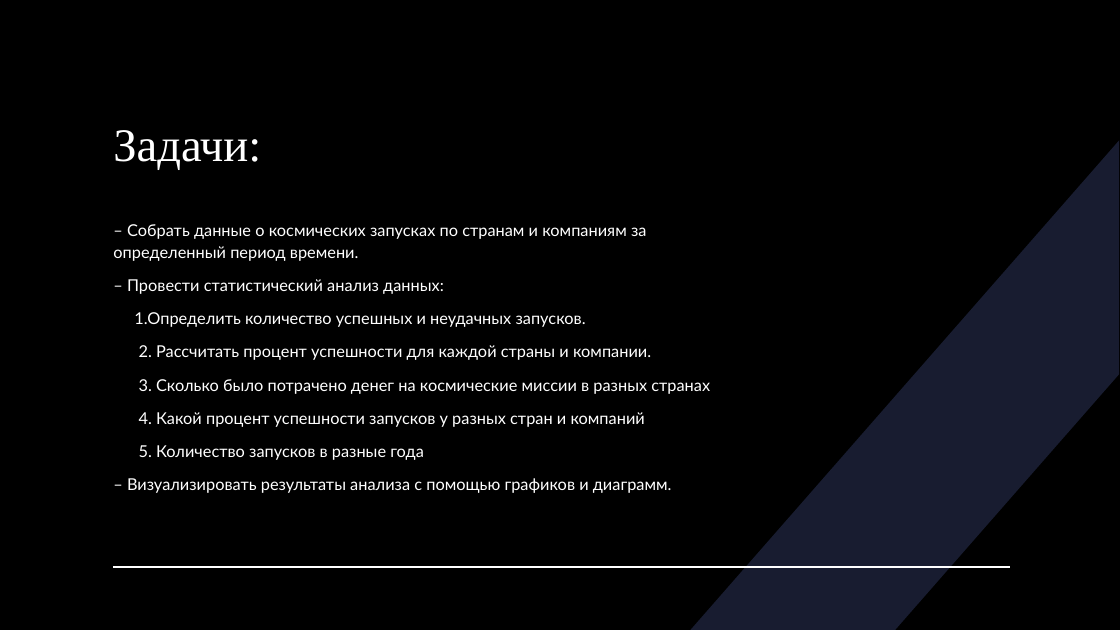
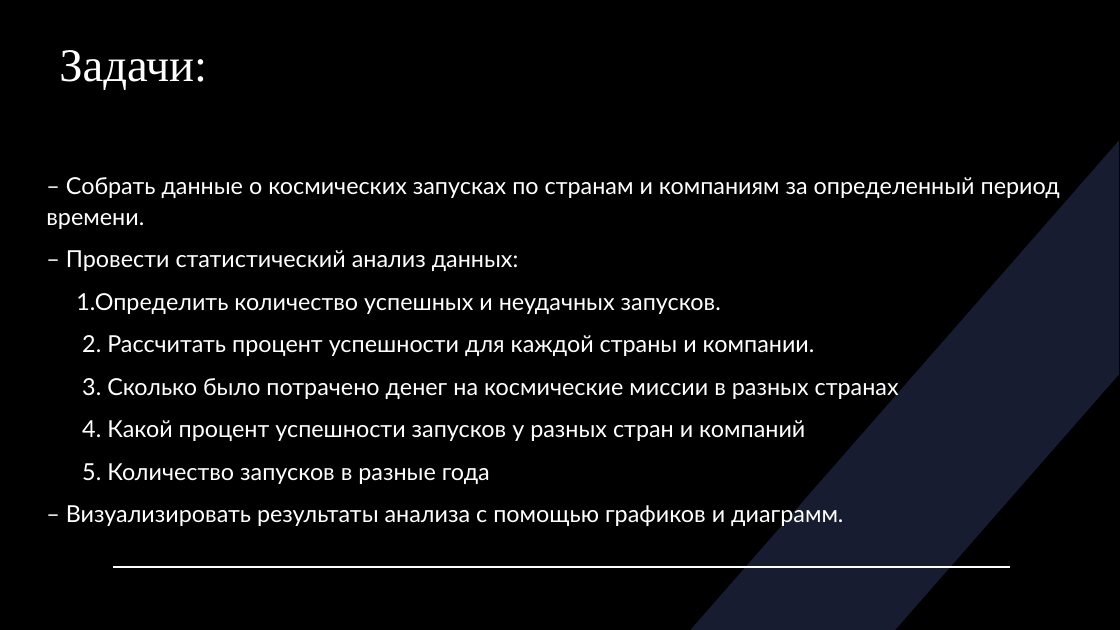
Before and after one commit to Mishgite/HSE_Project, a slide deck: slide 6 of Презентация 2.pptx. Drawn at 1120x630 pixels with LibreOffice and Linux fonts; fonts in the diff are those of the drawing. Boxes give left, top, right and bottom in pixels: in the first picture for what was removed or moved away, otherwise in the second. Text is boxed around its words. In the diff, an @@ line names an element or a change of style, - is before the commit and + after.

```diff
--- a/Презентация 2.pptx
+++ b/Презентация 2.pptx
@@ title "Задачи:": place and size @@
-title "Задачи:" at (113, 130, 261, 170)
+title "Задачи:" at (59, 50, 207, 90)
@@ text "– Собрать данные о космических ...": place and size @@
-text "– Собрать данные о космических ..." at (113, 224, 710, 493)
+text "– Собрать данные о космических ..." at (46, 177, 1060, 527)
@@ text "– Собрать данные о космических ..." at (46, 177, 1060, 527): size 14 to 20 pt @@
```
Also in this commit, not shown: 3 other slides changed, 1 other file.
